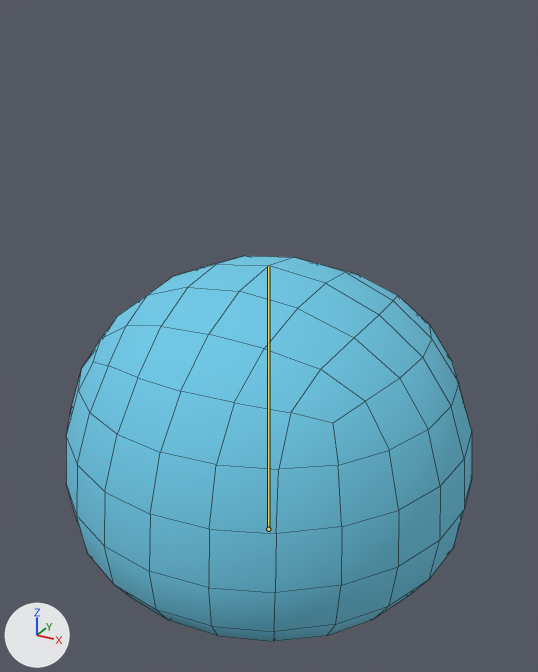
Renders of the FBX model Assets/Models/Player.fbx from each side of a commit.
One viewpoint serves both versions: a 50 mm lens placed at (0.477, -0.866, 0.777), pointed at (0.007, -0.012, 0.35). The axes (+X, +Y, +Z) are drawn at lower left. The lights are the same throughout. The picture after the commit comes second. The bones that change, and the others that lie on the model, are drawn over the model as lines. Mesh edges are drawn as thin lines.

Names of what the first picture shows: 'Player Membrane'.
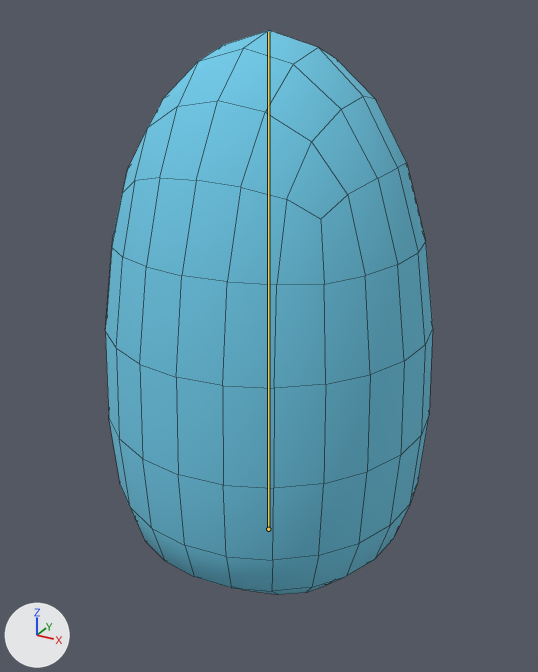
The newer file adds an action. The first version stands in its rest pose; the second is drawn at frame 1 of the action 'Land'.

What changed in the scene script:
```text
Change bone_spine:
    where bone_spine = bpy.data.objects['Player Skeleton'].pose.bones['Spine']
    bone_spine.scale: (1.0, 1.0, 1.0) -> (0.77, 1.67, 0.77)
```

Where the change shows, as pixel boxes (x1, y1, x2, y2) in the pictures (538 x 672 px):
'Player Membrane', posed (19% narrower, 46% taller)
    before: (66, 256, 472, 642)
    after: (105, 30, 433, 595)
bone 'Spine', root to tip
    before: (268, 529) to (268, 266)
    after: (268, 529) to (268, 32)
